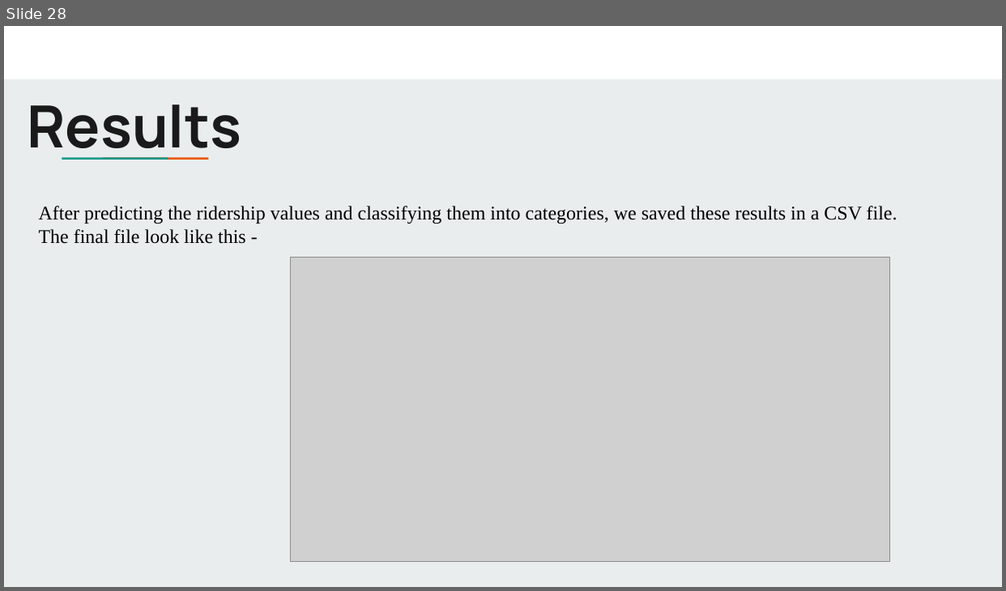
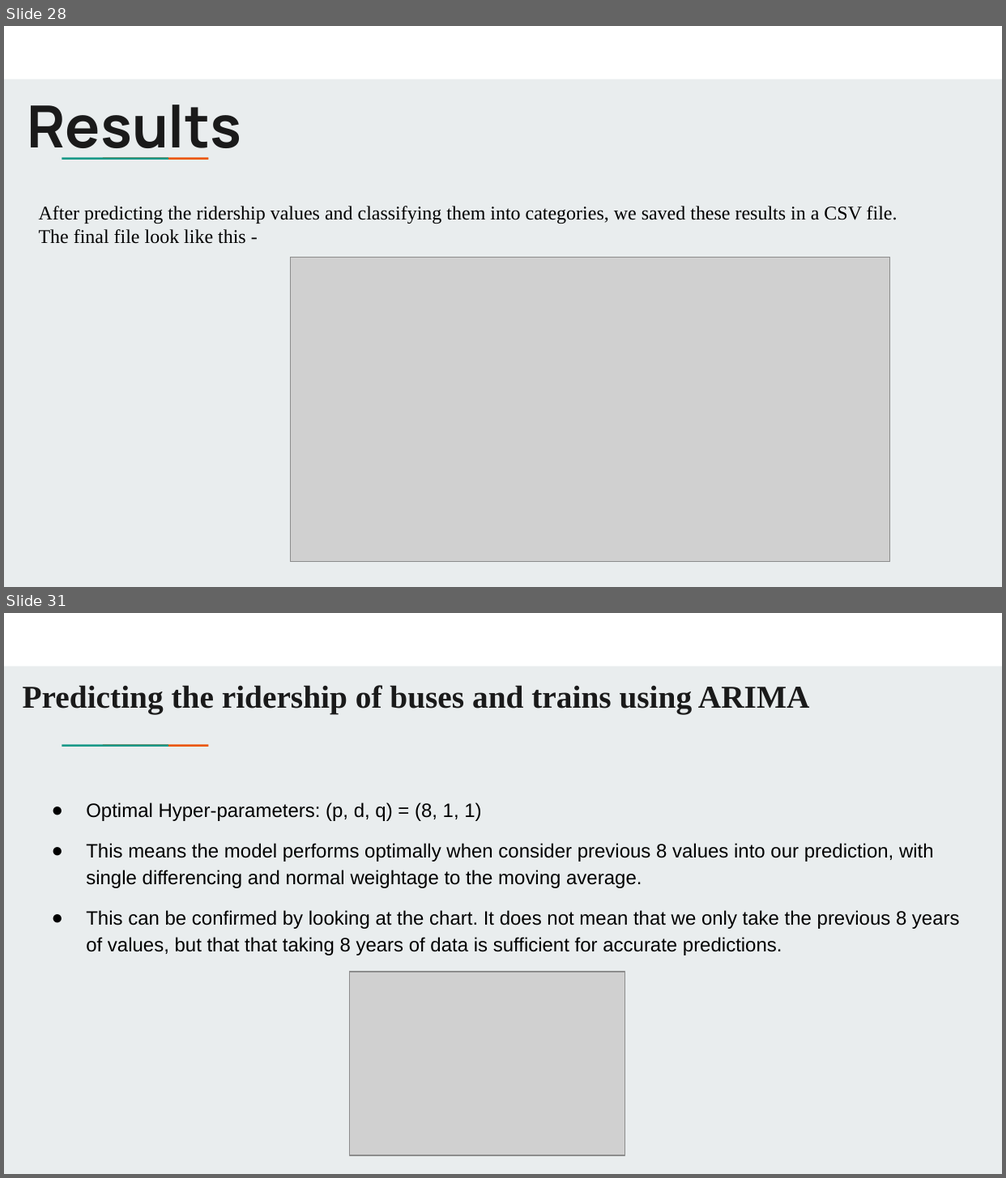
Before and after one commit to uic-cs418/python_demons, a slide deck: Python Demons_presentation.pptx. Shown one above the other, each under a label of ours: slide 28 before the commit, slides 28 and 31 after it; the slides between them are not shown. The pictures are 1006x591 and 1006x1178 pixels, drawn with LibreOffice and Linux fonts; fonts in the diff are those of the drawing; grey boxes stand for pictures. Boxes give left, top, right and bottom in pixels: in the first picture for what was removed or moved away, otherwise in the second. Text is boxed around its words. In the diff, an @@ line names an element or a change of style, - is before the commit and + after.

```diff
--- a/Python Demons_presentation.pptx
+++ b/Python Demons_presentation.pptx
@@ slide 31 added at <box>4,613,1002,1174</box>, background #E9EDEE; not listed: 3 template elements that a slide beside it also shows @@
@@ title added at <box>23,685,810,714</box>, 23 pt, text #1A1A1A, bold @@
+Predicting the ridership of buses and trains using ARIMA
@@ subtitle added at <box>86,803,960,956</box>, 14 pt, text #000000 @@
+● Optimal Hyper-parameters: (p, d, q) = (8, 1, 1)
+● This means the model performs optimally when consider previous 8 values into our prediction, with single differencing and normal weightage to the moving average.
+● This can be confirmed by looking at the chart. It does not mean that we only take the previous 8 years of values, but that that taking 8 years of data is sufficient for accurate predictions.
@@ picture added at <box>349,971,624,1155</box> @@
```
Also in this commit, not shown: 9 slides changed, 5 other slides added.
